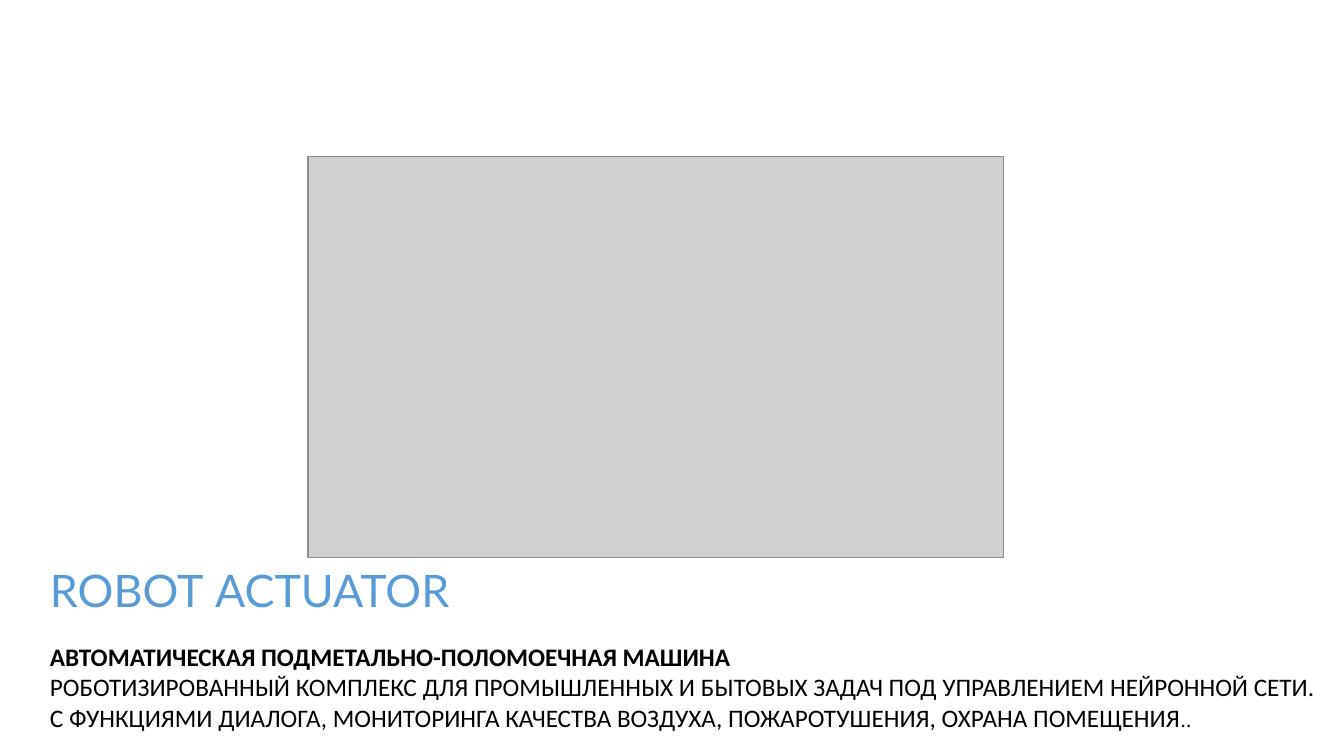
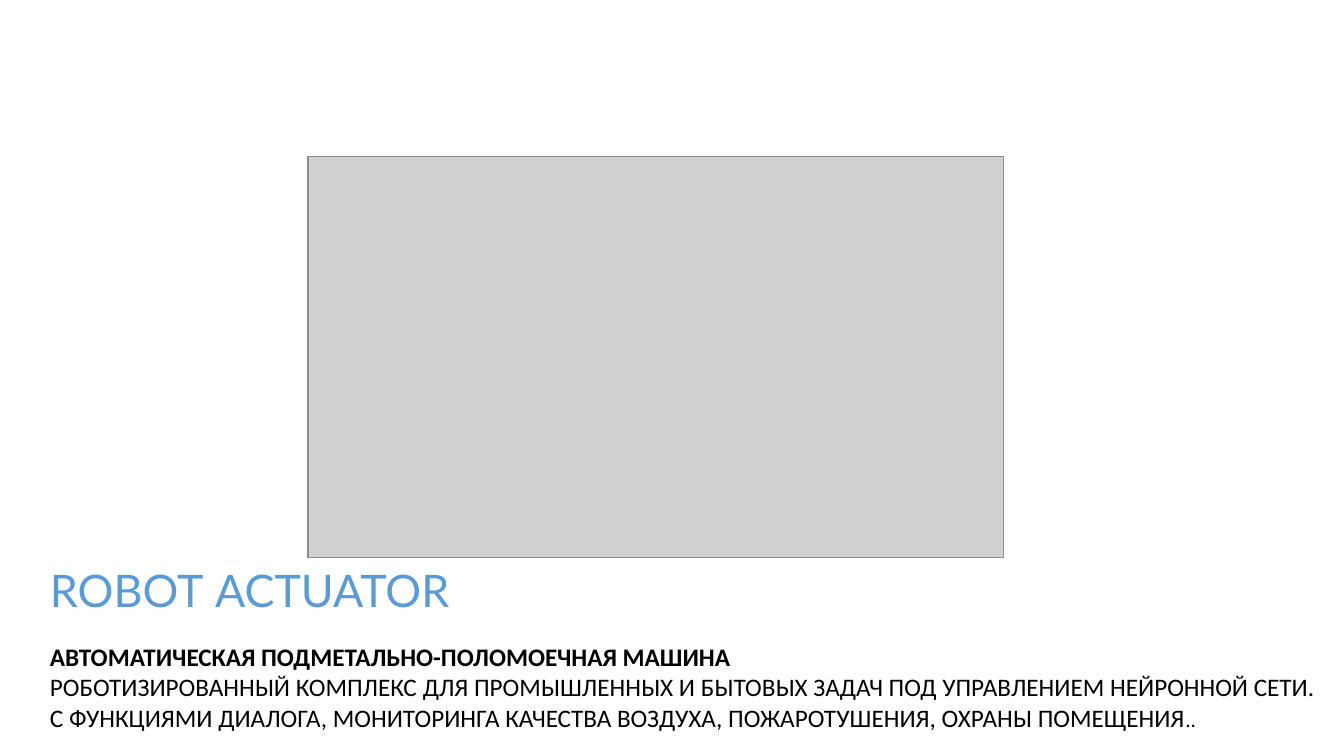
Before and after one commit to iACTUATOR/iactuator.ru, a slide deck: slide 1 of actuator.pptx. Drawn at 1344x756 pixels with LibreOffice and Linux fonts; fonts in the diff are those of the drawing; grey boxes stand for pictures. Boxes give left, top, right and bottom in pixels: in the first picture for what was removed or moved away, otherwise in the second. Text is boxed around its words. In the diff, an @@ line names an element or a change of style, - is before the commit and + after.

```diff
--- a/actuator.pptx
+++ b/actuator.pptx
@@ text at (50,710,1185,731): text changed @@
-С ФУНКЦИЯМИ ДИАЛОГА, МОНИТОРИНГА КАЧЕСТВА ВОЗДУХА, ПОЖАРОТУШЕНИЯ, ОХРАНА ПОМЕЩЕНИЯ..
+С ФУНКЦИЯМИ ДИАЛОГА, МОНИТОРИНГА КАЧЕСТВА ВОЗДУХА, ПОЖАРОТУШЕНИЯ, ОХРАНЫ ПОМЕЩЕНИЯ..
```
Also in this commit, not shown: 5 other slides changed, 1 other file.
